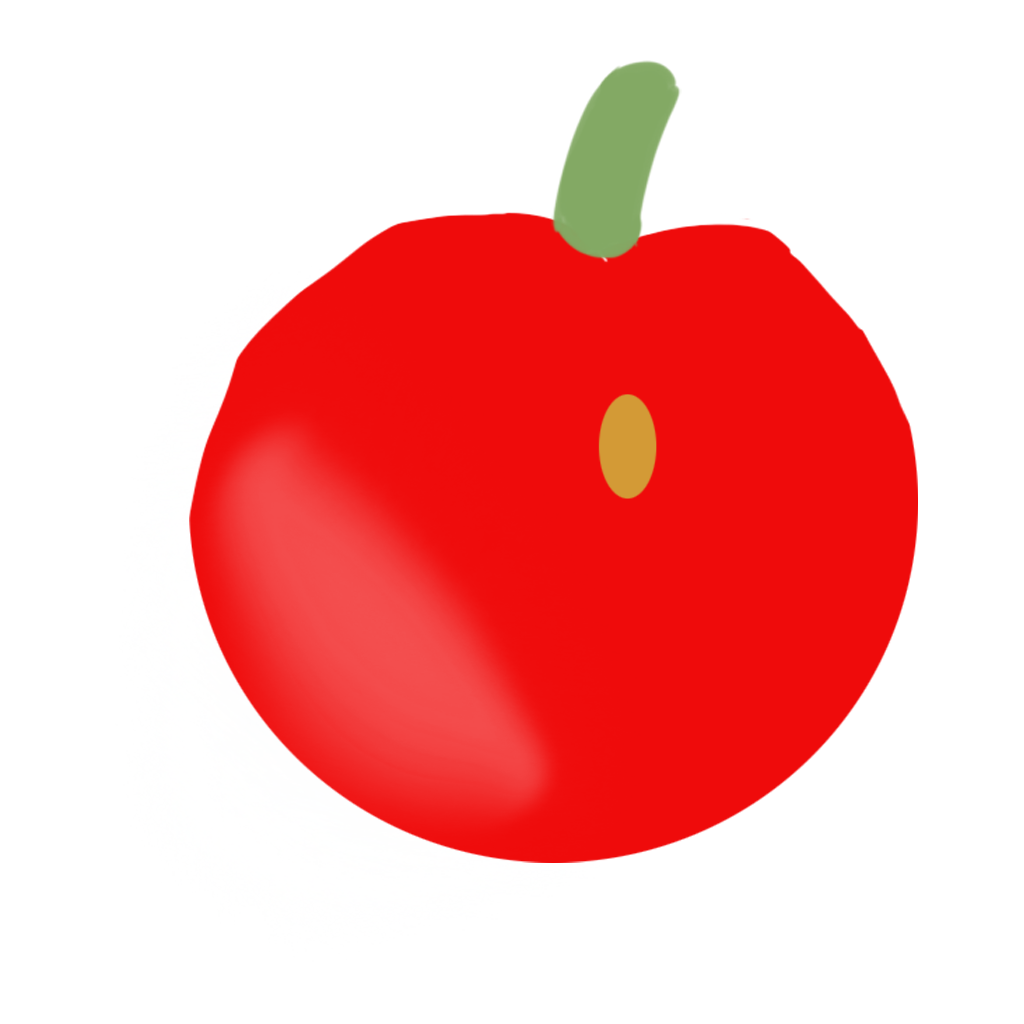
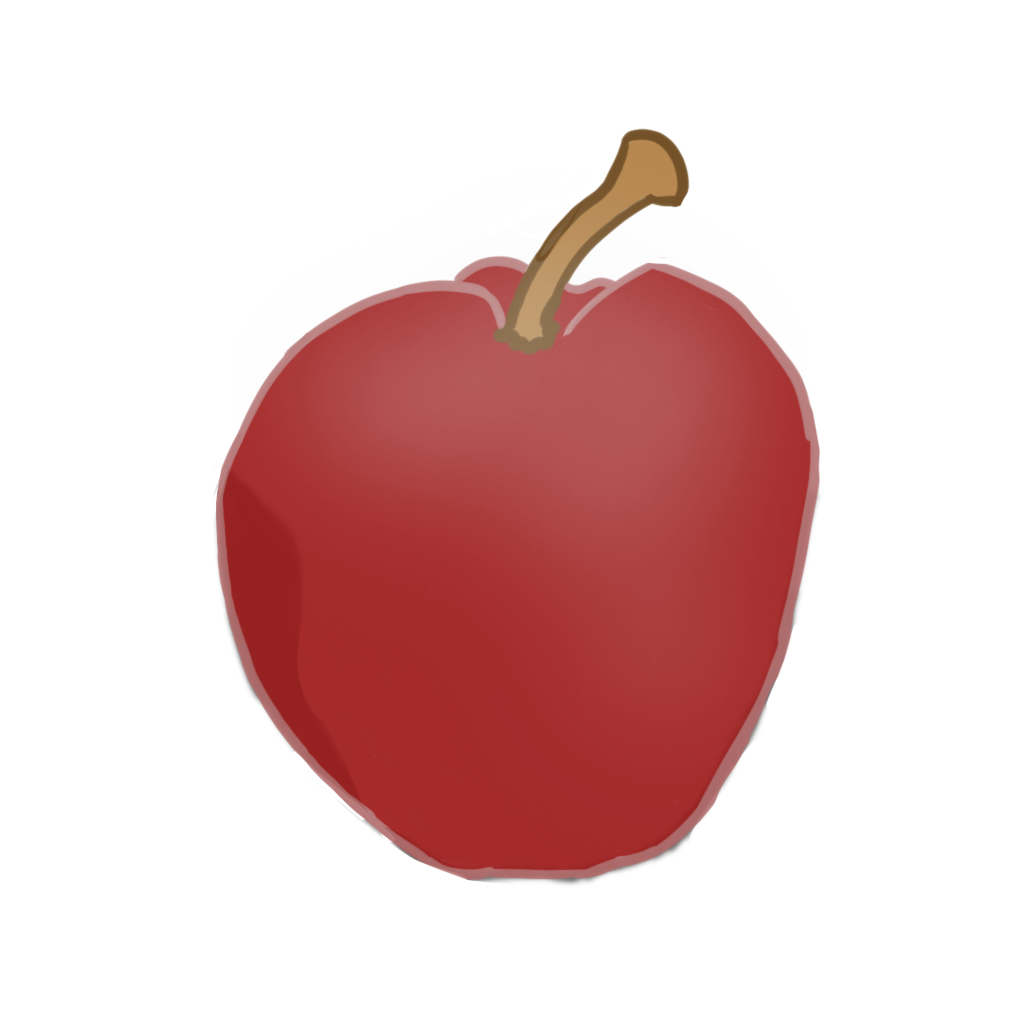
Two versions of the same layered image (1024 × 1024). Layer-by-layer changes:
removed group "Group 1" (4 layers) over [189, 60, 918, 888]
added layer "Layer 11" (lighter color) above "Layer 10" over [189, 60, 918, 884]
added layer "Layer 10" (soft light) above "Layer 4" over [211, 463, 825, 888]
hid "Layer 4", moved it out of group "Group 1", painted on it over [355, 135, 761, 754]
hid "Layer 5", moved it out of group "Group 1", painted on it over [498, 60, 682, 352]
hid "Layer 3", moved it out of group "Group 1", painted on it over [189, 208, 918, 878]
added layer "Layer 7" above "Layer 8" over [215, 255, 821, 881]
added layer "Layer 8" above "Layer 9" over [491, 128, 690, 356]
added layer "Layer 9" above "Layer 6" over [509, 135, 684, 343]
"Layer 6": opacity 32% → 100%, blend luminosity → normal, moved it out of group "Group 1", painted on it over [189, 166, 816, 888]
